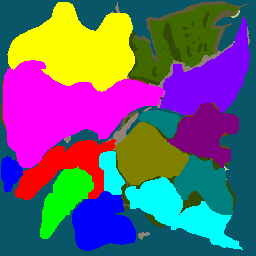
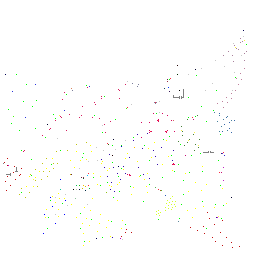
Two versions of the same layered image (w=256, h=256). Layer-by-layer changes:
hid "levels" over [1, 2, 250, 251]
showed "spawners", painted on it over [3, 30, 247, 248]
hid "Background", painted on it over [0, 0, 256, 256]
